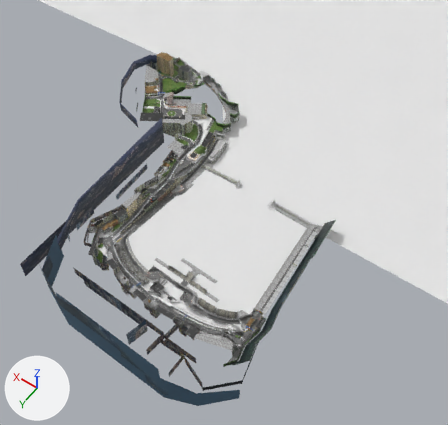
One commit to the Blender file data/levels/monaco/blender files/monaco_overhaul7 (gonza).blend: the scene before it, then after it.
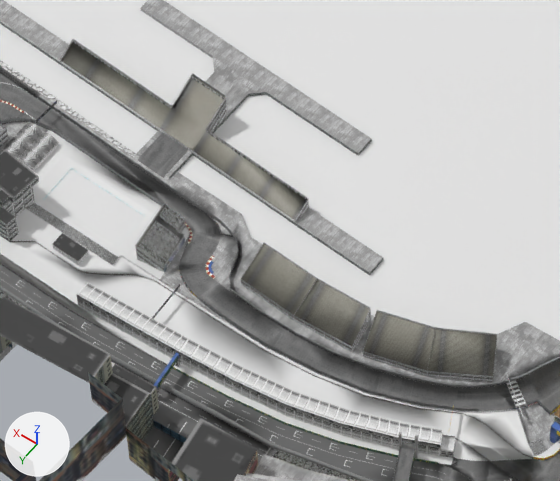
Old and new are each drawn whole from a camera (50 mm lens) standing at (-25457.0, 31402.0, 46957.0) and looking at (-3112.0, 119.0, -2202.0) and again close up on the part from 35% to 55% of the width and 61% to 79% of the height. The lights are fixed; the arrows at lower left show +X, +Y and +Z. The older version's two pictures come first.

In view in the first close-up: 'crowd cardboard', 'distant buildings', 'map', 'water' and 1 more.
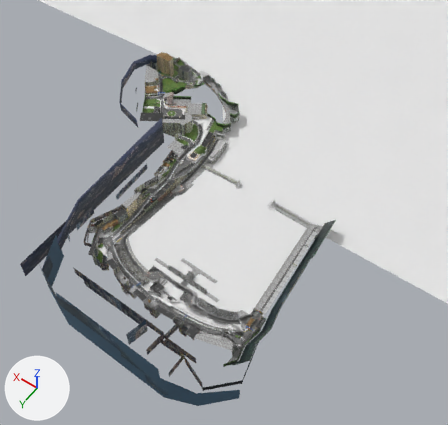
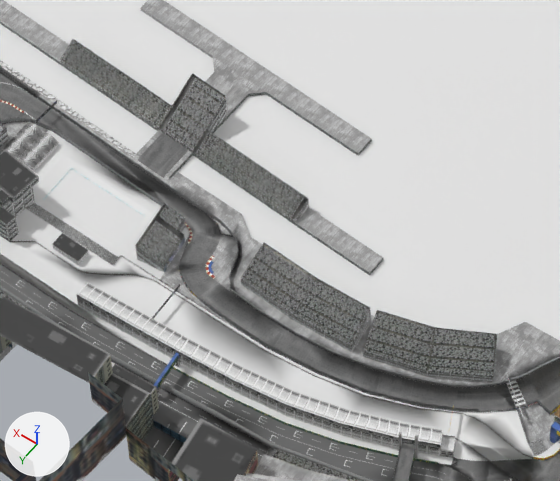
The change, as a diff of the scene's bpy script:
```diff
--- a/data/levels/monaco/blender files/monaco_overhaul7 (gonza).blend.py
+++ b/data/levels/monaco/blender files/monaco_overhaul7 (gonza).blend.py
@@ me_f1_world_grand_prix__n64_scene__006 @@
 # used by ob_crowd_cardboard; location = (0.0, 0.0, 0.0); rotation_euler = (-1.571, 0.0, 0.0), in degrees (-90, 0, 0); scale = (30.5, 30.5, 30.5)
-me_f1_world_grand_prix__n64_scene__006.from_pydata(...)  # 1155 vertices, 343 faces; spans x -413.0..406.0, y -55.0..-4.0, z -453.0..433.0
+me_f1_world_grand_prix__n64_scene__006.from_pydata(...)  # 2224 vertices, 612 faces; spans x -413.0..406.0, y -55.0..-2.0, z -453.0..433.0
+# me_f1_world_grand_prix__n64_scene__006 part 1: the loose piece of 4 vertices spanning x -185.0..-125.0, y -9.0..-7.0, z 308.0..310.0 is copied, and the copy is moved by (0.0, 0.0, 1.0); it spans x -184.0..-125.0, y -9.0..-7.0, z 309.0..311.0
+# me_f1_world_grand_prix__n64_scene__006 part 2: the loose piece of 4 vertices spanning x -185.0..-125.0, y -9.0..-7.0, z 308.0..310.0 is copied, and the copy is moved by (0.0, 1.0, 2.0); it spans x -184.0..-125.0, y -8.0..-6.0, z 310.0..312.0
+# me_f1_world_grand_prix__n64_scene__006 part 3: the loose piece of 4 vertices spanning x -185.0..-125.0, y -9.0..-7.0, z 308.0..310.0 is copied, and the copy is moved by (0.0, 2.0, 3.0); it spans x -184.0..-125.0, y -8.0..-6.0, z 310.0..313.0
+# me_f1_world_grand_prix__n64_scene__006 part 4: the loose piece of 4 vertices spanning x -185.0..-125.0, y -9.0..-7.0, z 308.0..310.0 is copied, and the copy is moved by (0.0, 2.0, 4.0); it spans x -184.0..-125.0, y -7.0..-5.0, z 312.0..314.0
+# me_f1_world_grand_prix__n64_scene__006 part 5: the loose piece of 4 vertices spanning x -185.0..-125.0, y -9.0..-7.0, z 308.0..310.0 is copied, and the copy is moved by (0.0, 3.0, 5.0); it spans x -184.0..-125.0, y -7.0..-5.0, z 313.0..315.0
+# me_f1_world_grand_prix__n64_scene__006 part 6: the loose piece of 4 vertices spanning x -185.0..-125.0, y -9.0..-7.0, z 308.0..310.0 is copied, and the copy is moved by (0.0, 4.0, 6.0); it spans x -184.0..-125.0, y -6.0..-4.0, z 314.0..316.0
+# me_f1_world_grand_prix__n64_scene__006 part 7: 4 vertices moved from x -265.0..-185.0, y -19.0..-8.0, z 295.0..313.0 to x -188.0..-187.0, y -19.0..-8.0, z 296.0..310.0; 3 vertices removed from x -108.0..40.0, y -6.0..-4.0, z 330.0..382.0; 1044 vertices added at x -382.0..39.0, y -19.0..-2.0, z 296.0..420.0
+# other edits to the shape of me_f1_world_grand_prix__n64_scene__006 do not show in these pictures
 me_f1_world_grand_prix__n64_scene__006.materials.append(mat_crowd_cardboard)
```

Location of each change, [x1, y1, x2, y2] in pixels of the close-ups (560 x 481 px):
part 1 of me_f1_world_grand_prix__n64_scene__006, added: after [72, 43, 169, 110]
part 2 of me_f1_world_grand_prix__n64_scene__006, added: after [70, 44, 168, 112]
part 3 of me_f1_world_grand_prix__n64_scene__006, added: after [69, 46, 167, 114]
part 4 of me_f1_world_grand_prix__n64_scene__006, added: after [67, 49, 166, 118]
part 5 of me_f1_world_grand_prix__n64_scene__006, added: after [66, 51, 165, 120]
part 6 of me_f1_world_grand_prix__n64_scene__006, added: after [65, 53, 163, 120]
part 7 of me_f1_world_grand_prix__n64_scene__006, built on: after [60, 40, 495, 479]
